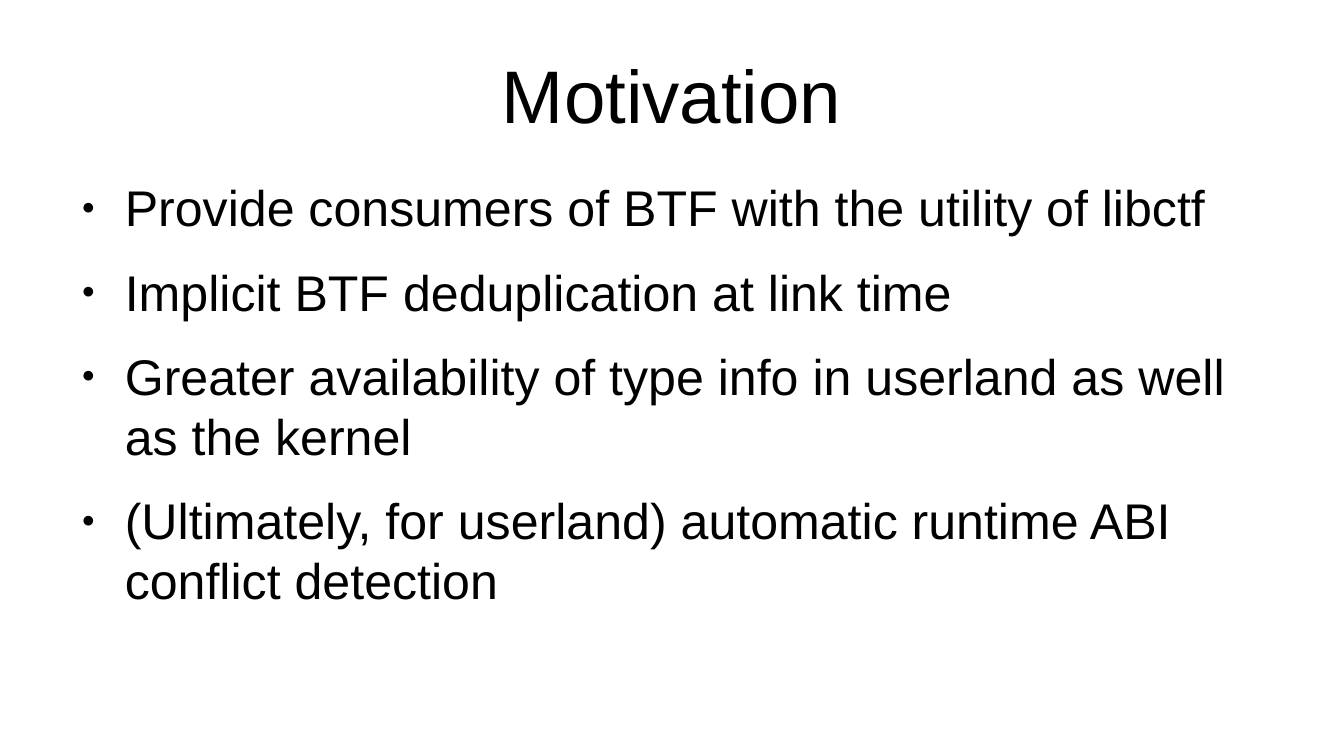
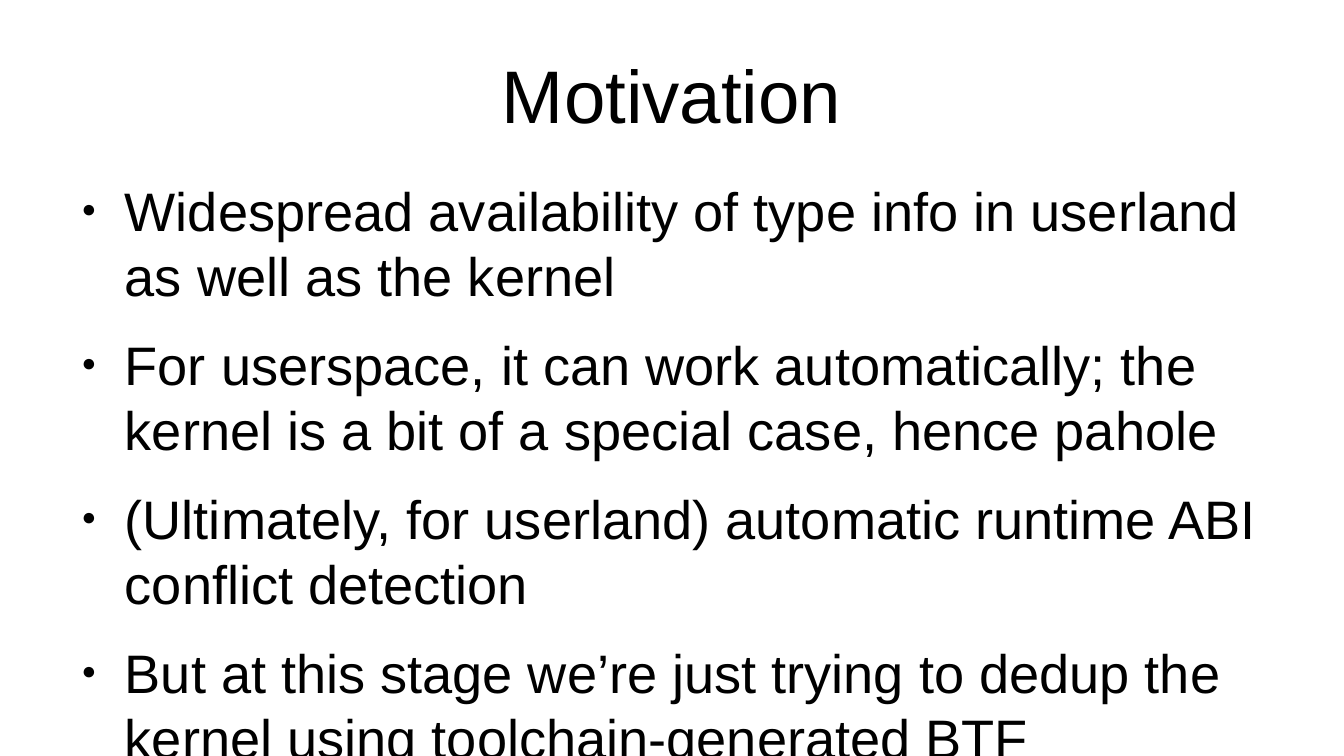
Before and after one commit to peter-shoes/lsfmm_slides, a slide deck: slide 3 of ctf_lsfmm.odp. Drawn at 1344x756 pixels with LibreOffice and Linux fonts; fonts in the diff are those of the drawing. Boxes give left, top, right and bottom in pixels: in the first picture for what was removed or moved away, otherwise in the second. Text is boxed around its words. In the diff, an @@ line names an element or a change of style, - is before the commit and + after.

```diff
--- a/ctf_lsfmm.odp
+++ b/ctf_lsfmm.odp
@@ text at (x1=125, y1=191, x2=1239, y2=459): text changed; size 29.6 to 32 pt @@
-● Provide consumers of BTF with the utility of libctf
-● Implicit BTF deduplication at link time
-● Greater availability of type info in userland as well as the kernel
+● Widespread availability of type info in userland as well as the kernel
+● For userspace, it can work automatically; the kernel is a bit of a special case, hence pahole
@@ text at (x1=125, y1=499, x2=1255, y2=605): size 29.6 to 32 pt in "(Ultimately, for userland) automatic runtime ABI conflict ..." @@
@@ text at (x1=125, y1=653, x2=1220, y2=702): paragraph added @@
+● But at this stage we’re just trying to dedup the kernel using toolchain-generated BTF
```
Also in this commit, not shown: 5 other slides changed, 6 slides removed.
